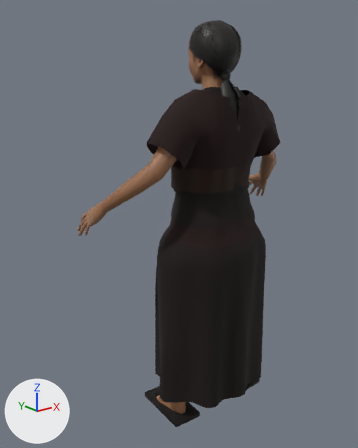
Before and after pictures for a commit that changed the glTF model campaigns/01_pachacutec/assets/models/pch_npc_villager_b.glb.
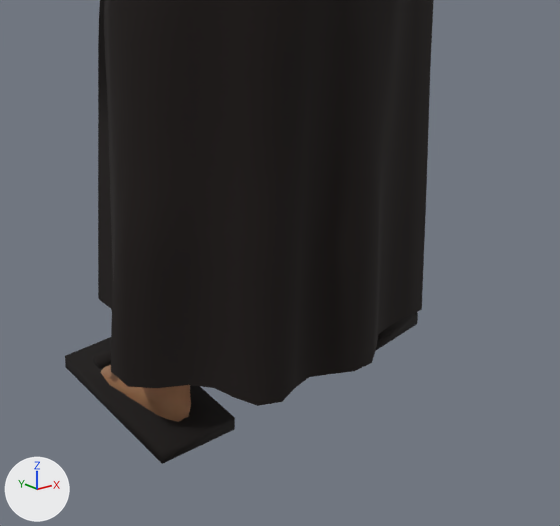
Each version appears first whole from a 50 mm camera at (-1.073, -1.135, 1.158) aimed at (-0.074, 0.115, 0.658), and next in a close-up on the part from 34% to 85% of the width and 62% to 100% of the height. The axes (+X, +Y, +Z) are drawn at lower left. The lights are the same throughout. The older version's two pictures come first. Where no turn or scale is listed for an object, it has been applied to the vertices. Vertices at exactly the same position are counted once.

The scene before the commit, as lines of its bpy script (objects in view):
```python
me_clothes = bpy.data.meshes.new('clothes')
me_clothes.from_pydata(...)  # 1812 vertices, 3312 faces; spans x -0.252..0.252, y -0.14..0.208, z 0.0..1.107
me_clothes.materials.append(mat_pch_cloth)
me_female1605 = bpy.data.meshes.new('female1605')
me_female1605.from_pydata(...)  # 1039 vertices, 2048 faces; spans x -0.404..0.404, y -0.068..0.243, z 0.001..1.057
me_female1605.materials.append(mat_human_body)  # picture img_young_lightskinned_female_diffuse3_png_pch
ob_body = bpy.data.objects.new('body', me_female1605)
ob_body.location = (0.0, 0.0, 0.0)
ob_clothes = bpy.data.objects.new('clothes', me_clothes)
ob_clothes.location = (0.0, 0.0, 0.0)
```
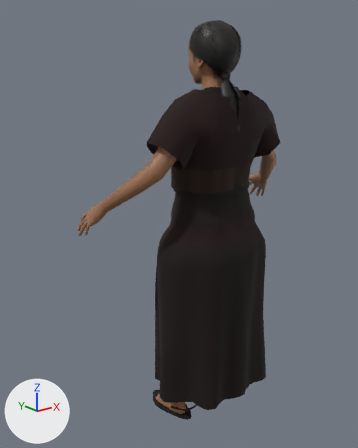
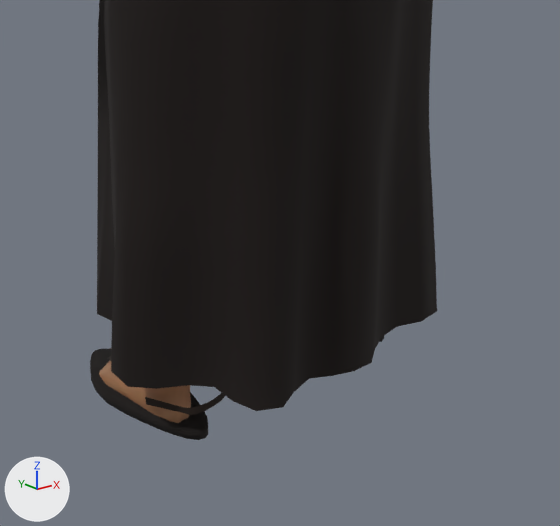
What differs and where, as boxes [x1, y1, x2, y2] in the close-ups (560 x 526 px; the box of a moved part takes in the faces that stretch with it):
```json
{"object": "clothes", "change": "reshaped", "before": [65, 0, 434, 464], "after": [90, 0, 437, 440]}
{"part": 1, "of": "me_clothes", "change": "rebuilt", "before": [65, 337, 235, 464], "after": [90, 349, 208, 440], "on screen": "30% narrower, 28% shorter"}
{"part": 2, "of": "me_clothes", "change": "rebuilt", "before": [376, 312, 418, 350], "after": [379, 336, 384, 342], "on screen": "mostly hidden afterwards"}
{"part": 3, "of": "me_clothes", "change": "added", "after": [145, 393, 225, 415]}
{"part": 4, "of": "me_clothes", "change": "moved or reshaped", "before": [93, 0, 434, 406], "after": [97, 0, 437, 411]}
```

The change, as JSON lines over the scene's bpy script:
```json
{"block": "me_clothes", "where": "# used by ob_clothes; location = (0.0, 0.0, 0.0)"}
{"op": "remove", "block": "me_clothes", "code": "me_clothes.from_pydata(...)  # 1812 vertices, 3312 faces; spans x -0.252..0.252, y -0.14..0.208, z 0.0..1.107"}
{"op": "add", "block": "me_clothes", "code": "me_clothes.from_pydata(...)  # 1968 vertices, 3528 faces; spans x -0.252..0.252, y -0.139..0.208, z 0.001..1.107"}
{"block": "me_clothes", "change": "me_clothes part 1: the loose piece of 8 vertices spanning x -0.206..-0.092, y -0.042..0.171, z 0.0..0.016 is rebuilt with 48 vertices and now spans x -0.193..-0.108, y -0.034..0.16, z 0.001..0.014"}
{"block": "me_clothes", "change": "me_clothes part 2: the loose piece of 8 vertices spanning x 0.092..0.206, y -0.042..0.171, z 0.0..0.016 is rebuilt with 48 vertices and now spans x 0.108..0.193, y -0.034..0.16, z 0.001..0.014"}
{"block": "me_clothes", "change": "me_clothes part 3: a new loose piece of 22 vertices spanning x -0.181..-0.109, y -0.046..0.032, z 0.03..0.06, in mat_pch_cloth"}
{"block": "me_clothes", "change": "me_clothes part 4: 275 vertices moved from x -0.203..0.219, y -0.14..0.204, z 0.09..0.575 to x -0.204..0.22, y -0.139..0.203, z 0.09..0.575; 16 vertices removed from x -0.199..0.199, y 0.082..0.103, z 0.048..0.058; 48 vertices added at x -0.191..0.191, y 0.064..0.133, z 0.019..0.058"}
{"block": "me_clothes", "change": "other edits to the shape of me_clothes do not show in these pictures"}
```
